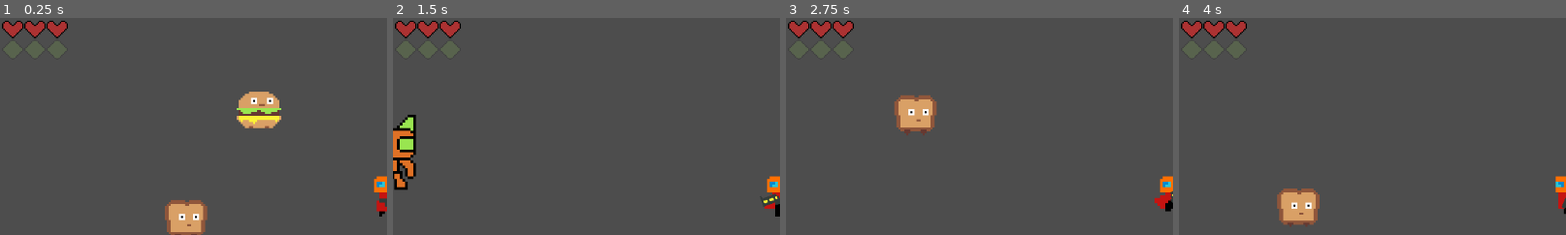
Above: before the commit, frames 1-4 (left to right).
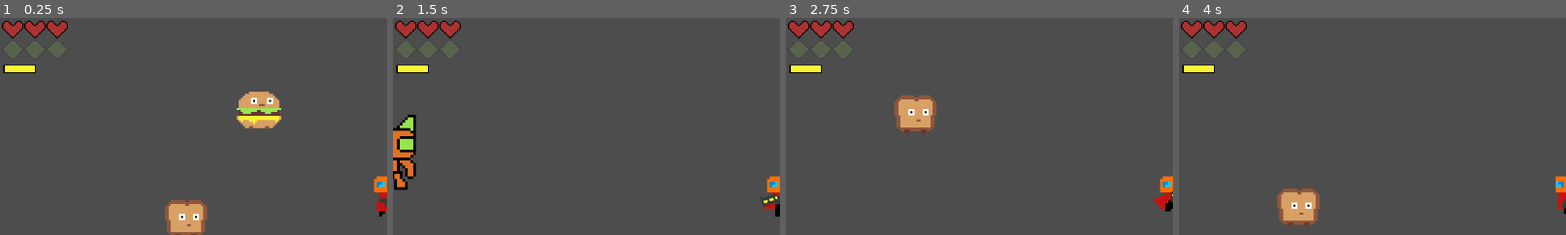
Above: after the commit, the same moments.

Repository: mendsergon/Kill-The-Food-Pyramid
Game: Godot game, scene res://Assets/Scenes/game.tscn
Same seed, same stepped clock (60 frames per second), same inputs: the game is played once before the commit and once after it.
Inputs (mouse positions are % of the whole screen's width and height, from its top left):
- Up to frame 1 (0.25 s): no input
- Up to frame 2 (1.5 s): move the mouse to (72, 45) at 0.52 s; hold D (move_right) 0.53-1.28 s; tap Shift (dash) at 0.6 s; tap E (melee) at 0.8, 1.35 s; move the mouse to (30, 55) at 1.27 s; hold S (move_down) from 1.28 s (still down)
- Up to frame 3 (2.75 s): tap Shift (dash) at 1.55, 2.1 s; move the mouse to (60, 28) at 2.02 s; release S (move_down) at 2.03 s; hold D (move_right) from 2.03 s (still down); tap E (melee) at 2.3 s
- Up to frame 4 (4 s): move the mouse to (45, 70) at 2.77 s; release D (move_right) at 2.78 s; hold W (move_up) 2.78-3.53 s; tap E (melee) at 2.85, 3.8 s; tap Shift (dash) at 3.05 s; move the mouse to (80, 65) at 3.52 s; hold A (move_left) from 3.53 s (still down); click (80, 65) at 3.6 s
The pictures show only the part of the screen within x 0-50%, y 0-50%; the shares and areas given below are measured in that part.

The runs differ from the first frame. In frame 1, 0.3% of the frame differs, in the area x 0-10%, y 21-26%; in frame 2, 0.3%; in frame 3, 0.3%; in frame 4, 0.3%.

Commit message:
Added dash slab bar

Diff:
--- a/Assets/Scenes/dash_slab.tscn
+++ b/Assets/Scenes/dash_slab.tscn
@@ -3,4 +3,5 @@
 [ext_resource type="Texture2D" uid="uid://wk7c7aekcbbc" path="res://Assets/Sprites/DashSlab/DashSlab.png" id="1_h4kq3"]
 
 [node name="DashSlab" type="Sprite2D"]
+scale = Vector2(1, 0.5)
 texture = ExtResource("1_h4kq3")
--- a/Assets/Scenes/player.tscn
+++ b/Assets/Scenes/player.tscn
@@ -419,4 +419,4 @@
 
 [node name="DashSlab" parent="DashSlabBar/HBoxContainer/DashSlab" instance=ExtResource("6_w3t24")]
 position = Vector2(-76, 46)
-scale = Vector2(2, 2)
+scale = Vector2(1.5, 1)
--- a/Assets/Scripts/player.gd
+++ b/Assets/Scripts/player.gd
@@ -108,8 +108,17 @@
 	# Melee orb container position
 	melee_orbs_parent.position += Vector2(110, 30)
 
-	update_health_bar()  # Initial update of health bar display
-	update_melee_orb_bar()  # Initial update of melee orb display
+	# Initialize dash slab list from dash slab UI container
+	for slab_node in dash_slabs_parent.get_children():
+		if slab_node is TextureRect:
+			dash_slab_list.append(slab_node)
+
+	# Dash slab container position
+	dash_slabs_parent.position += Vector2(105, 30)
+
+	update_health_bar()       # Initial update of health bar display
+	update_melee_orb_bar()    # Initial update of melee orb bar display
+	update_dash_slab_bar()    # Initial update of dash slab bar display
 
 func _process(delta: float) -> void:
 	if health == 1 and hearts_list.size() > 0:
@@ -285,6 +294,7 @@
 	is_dashing = true
 	dash_timer = DASH_DURATION
 	can_dash = false
+	update_dash_slab_bar()                      # Update dash slab UI immediately
 	velocity = aim_direction * DASH_SPEED
 	collision_mask &= IGNORE_LAYER_3_MASK
 	collision_layer = LAYER_3_MASK
@@ -309,12 +319,20 @@
 		body.apply_damage(damage)
 	print("Melee hit:", body.name, "Damage:", 2 + current_orb_charges)
 
-
 func update_dash_cooldown(delta: float) -> void:
 	if dash_cooldown_timer > 0.0:
 		dash_cooldown_timer = max(dash_cooldown_timer - delta, 0.0)
 		if dash_cooldown_timer == 0.0:
 			can_dash = true
+	update_dash_slab_bar()                      # Always refresh dash slab UI
+
+func update_dash_slab_bar() -> void:
+	# Grey out or restore dash slabs based on availability
+	for slab in dash_slab_list:
+		if can_dash:
+			slab.modulate = Color(1, 1, 1, 1)   # Normala
+		else:
+			slab.modulate = Color(1, 1, 1, 0.15) # Dimmed
 
 func update_animations() -> void:
 	if is_dead:
